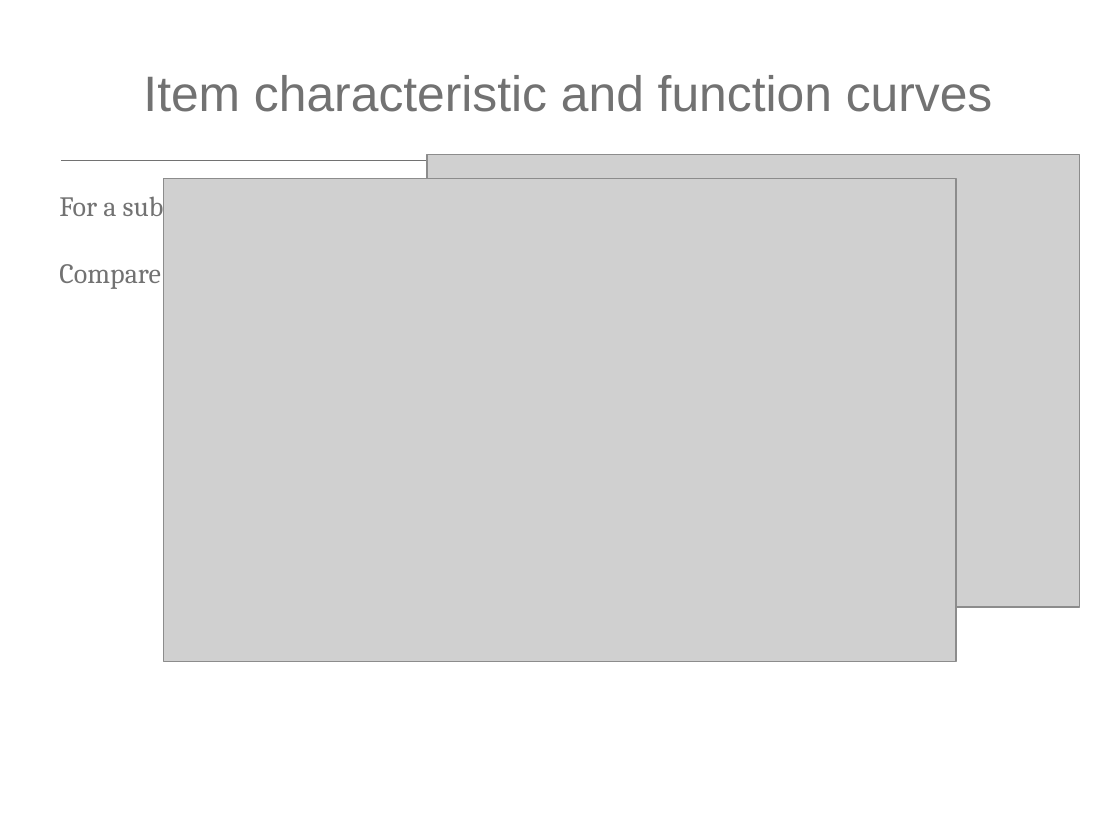
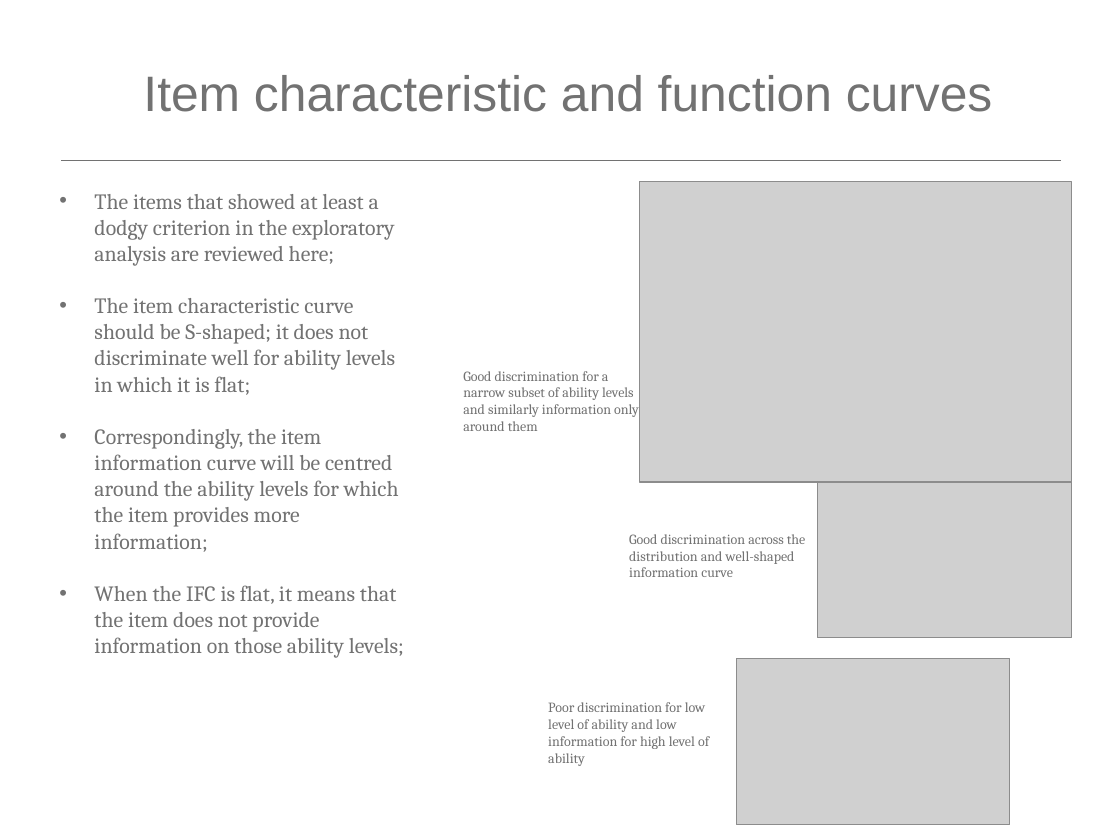
Before and after one commit to bonaventura-p/PBTS-VS, a slide deck: slide 15 of PBTS-VS_tutorial.pptx. Drawn at 1120x840 pixels with LibreOffice and Linux fonts; fonts in the diff are those of the drawing; grey boxes stand for pictures; background and template pictures are left out. Boxes give left, top, right and bottom in pixels: in the first picture for what was removed or moved away, otherwise in the second. Text is boxed around its words. In the diff, an @@ line names an element or a change of style, - is before the commit and + after.

```diff
--- a/PBTS-VS_tutorial.pptx
+++ b/PBTS-VS_tutorial.pptx
@@ text at [94, 194, 404, 658]: text changed; size 18 to 14 pt @@
-For a subset of items
-Compare good vs bad
+• The items that showed at least a dodgy criterion in the exploratory analysis are reviewed here;
+• The item characteristic curve should be S-shaped; it does not discriminate well for ability levels in which it is flat;
+• Correspondingly, the item information curve will be centred around the ability levels for which the item provides more information;
+• When the IFC is flat, it means that the item does not provide information on those ability levels;
@@ picture: place and size @@
-picture at [427, 155, 1079, 607]
+picture at [640, 181, 1072, 482]
@@ text added at [463, 371, 639, 431], 9 pt, text #727272 @@
+Good discrimination for a narrow subset of ability levels and similarly information only around them
@@ picture added at [818, 482, 1072, 637] @@
@@ text added at [629, 534, 805, 577], 9 pt, text #727272 @@
+Good discrimination across the distribution and well-shaped information curve
@@ picture: place and size @@
-picture at [164, 178, 955, 661]
+picture at [736, 659, 1009, 825]
@@ text added at [548, 702, 709, 766], 9 pt, text #727272 @@
+Poor discrimination for low level of ability and low information for high level of ability
```
Also in this commit, not shown: 12 other slides changed, 2 slides added, 2 slides removed, 22 other files.
